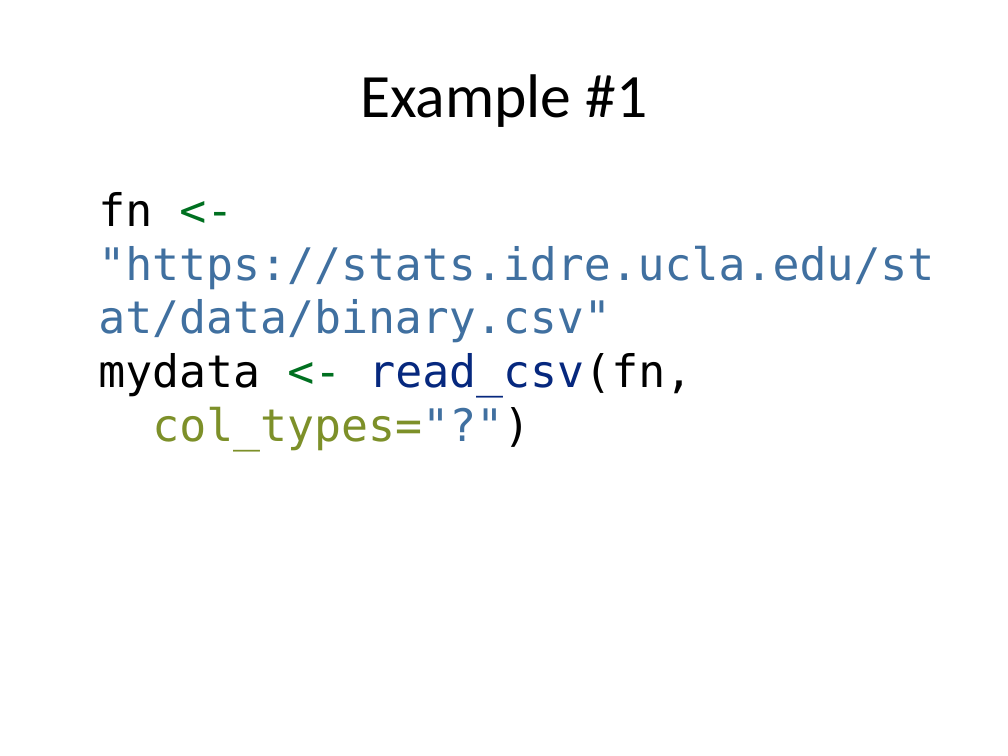
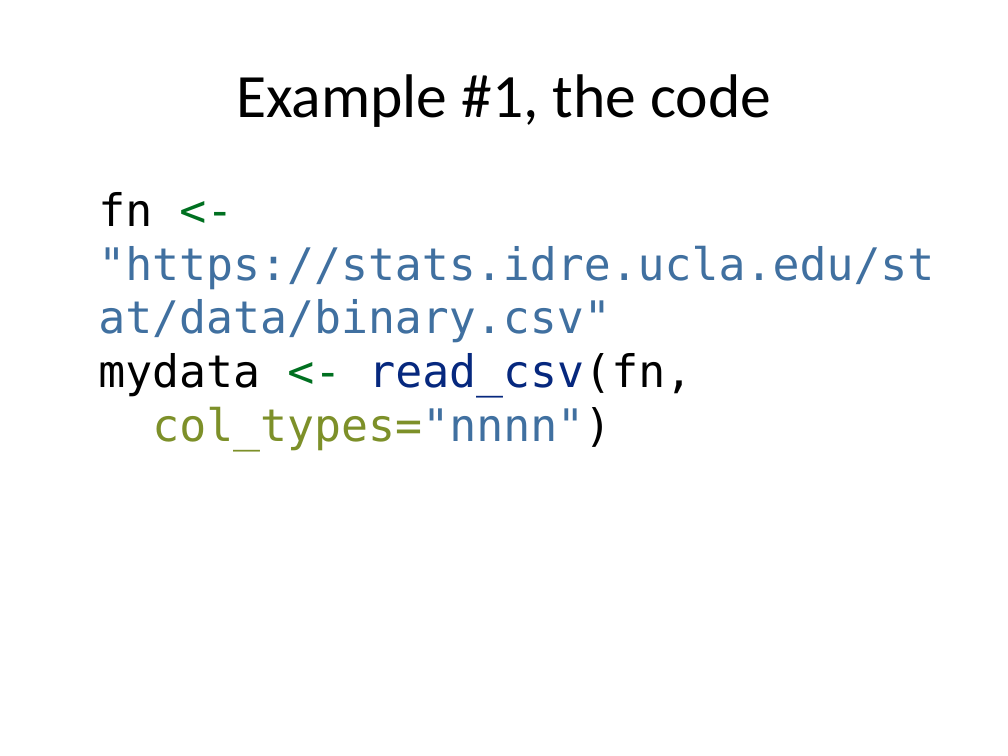
Before and after one commit to pmean/classes, a slide deck: slide 42 of introduction-to-r/src/v03-slides-and-speaker-notes.pptx. Drawn at 1008x756 pixels with LibreOffice and Linux fonts; fonts in the diff are those of the drawing. Boxes give left, top, right and bottom in pixels: in the first picture for what was removed or moved away, otherwise in the second. Text is boxed around its words. In the diff, an @@ line names an element or a change of style, - is before the commit and + after.

```diff
--- a/introduction-to-r/src/v03-slides-and-speaker-notes.pptx
+++ b/introduction-to-r/src/v03-slides-and-speaker-notes.pptx
@@ title at (236,74,771,127): text changed @@
-Example #1
+Example #1, the code
@@ text at (98,192,934,451): text changed @@
-fn <- "https://stats.idre.ucla.edu/stat/data/binary.csv"
-mydata <- read_csv(fn,
-col_types="?")
+fn <- "https://stats.idre.ucla.edu/stat/data/binary.csv"
+mydata <- read_csv(fn,
+col_types="nnnn")
```
Also in this commit, not shown: 17 other slides changed, 2 slides added, 6 other files.
